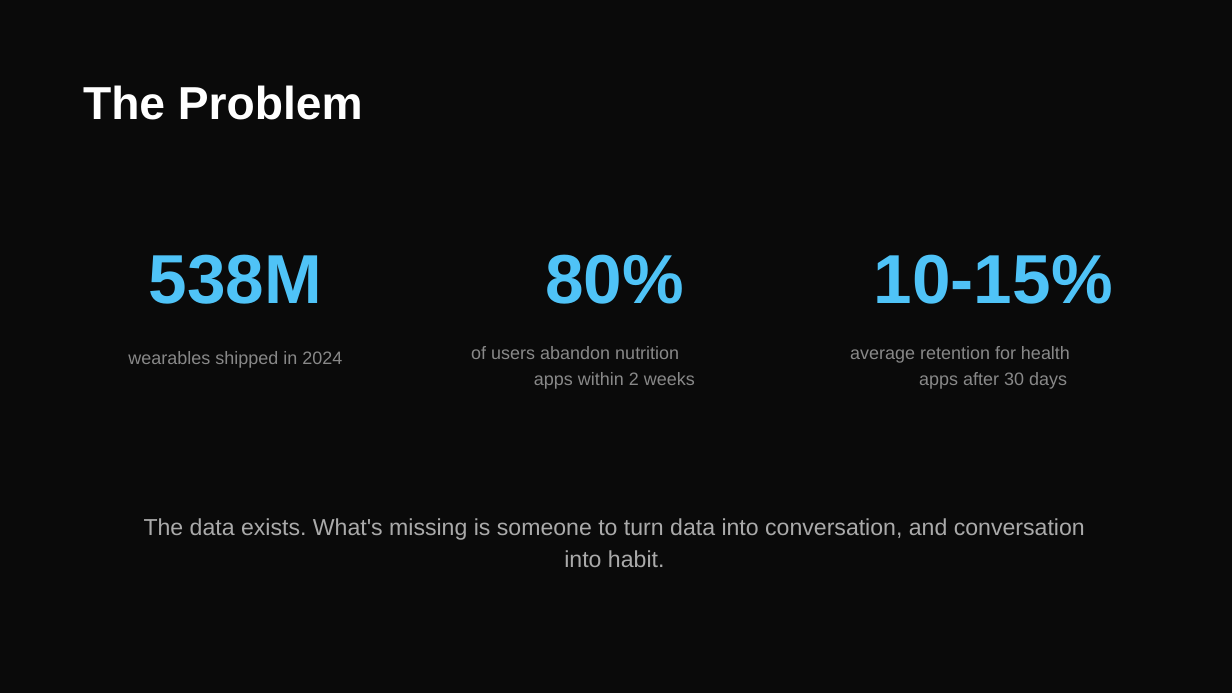
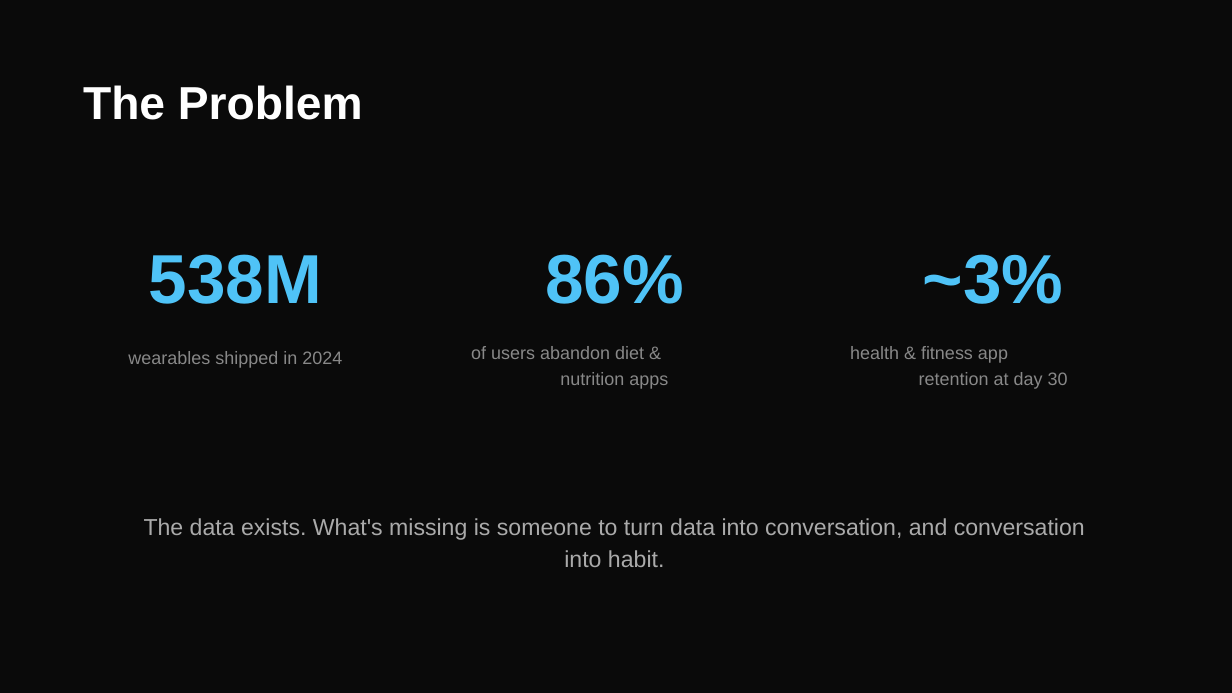
Before and after one commit to luisamancio3/VitalAI, a slide deck: slide 2 of docs/luli-fitness-presentation.pptx. Drawn at 1232x693 pixels with LibreOffice and Linux fonts; fonts in the diff are those of the drawing. Boxes give left, top, right and bottom in pixels: in the first picture for what was removed or moved away, otherwise in the second. Text is boxed around its words. In the diff, an @@ line names an element or a change of style, - is before the commit and + after.

```diff
--- a/docs/luli-fitness-presentation.pptx
+++ b/docs/luli-fitness-presentation.pptx
@@ text at (545,254,684,304): text changed @@
-80%
+86%
@@ text at (923,254,1064,304): text changed @@
-10-15%
+~3%
@@ text at (471,346,668,389): text changed @@
-of users abandon nutrition
-apps within 2 weeks
+of users abandon diet &
+nutrition apps
@@ text at (850,346,1068,389): text changed @@
-average retention for health
-apps after 30 days
+health & fitness app
+retention at day 30
```
Also in this commit, not shown: 3 other files.
